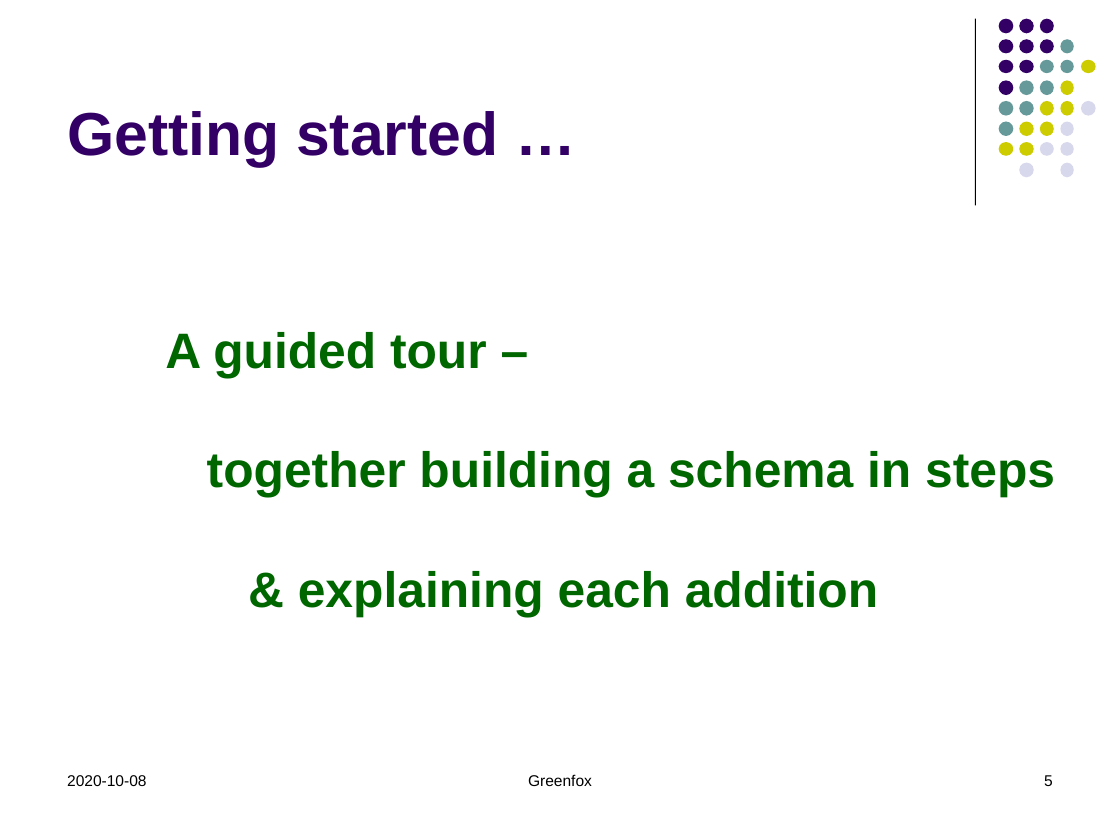
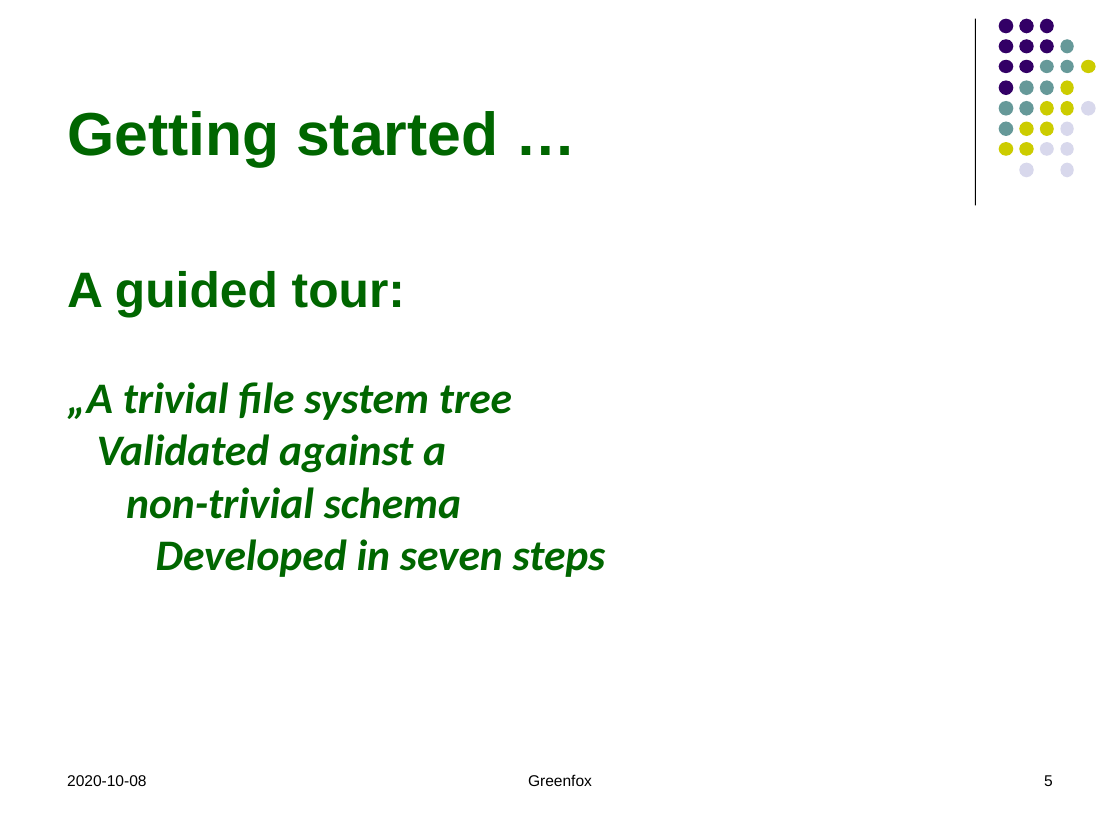
Before and after one commit to hrennau/greenfox, a slide deck: slide 5 of declarative-amsterdam-2020/an-introduction-to-greenfox/introduction-to-greenfox-part1.pptx. Drawn at 1120x840 pixels with LibreOffice and Linux fonts; fonts in the diff are those of the drawing. Boxes give left, top, right and bottom in pixels: in the first picture for what was removed or moved away, otherwise in the second. Text is boxed around its words. In the diff, an @@ line names an element or a change of style, - is before the commit and + after.

```diff
--- a/declarative-amsterdam-2020/an-introduction-to-greenfox/introduction-to-greenfox-part1.pptx
+++ b/declarative-amsterdam-2020/an-introduction-to-greenfox/introduction-to-greenfox-part1.pptx
@@ title "Getting started …" at (67, 111, 498, 167): text colour #330066 to #006600 @@
@@ text at (67, 271, 606, 577): text changed; size 32 to 28 pt; font Arial to Calibri; italic on @@
-A guided tour –
-together building a schema in steps
-& explaining each addition
+A guided tour:
+„A trivial file system tree
+Validated against a
+non-trivial schema
+Developed in seven steps
```
Also in this commit, not shown: 2 other slides changed, 11 slides added.
